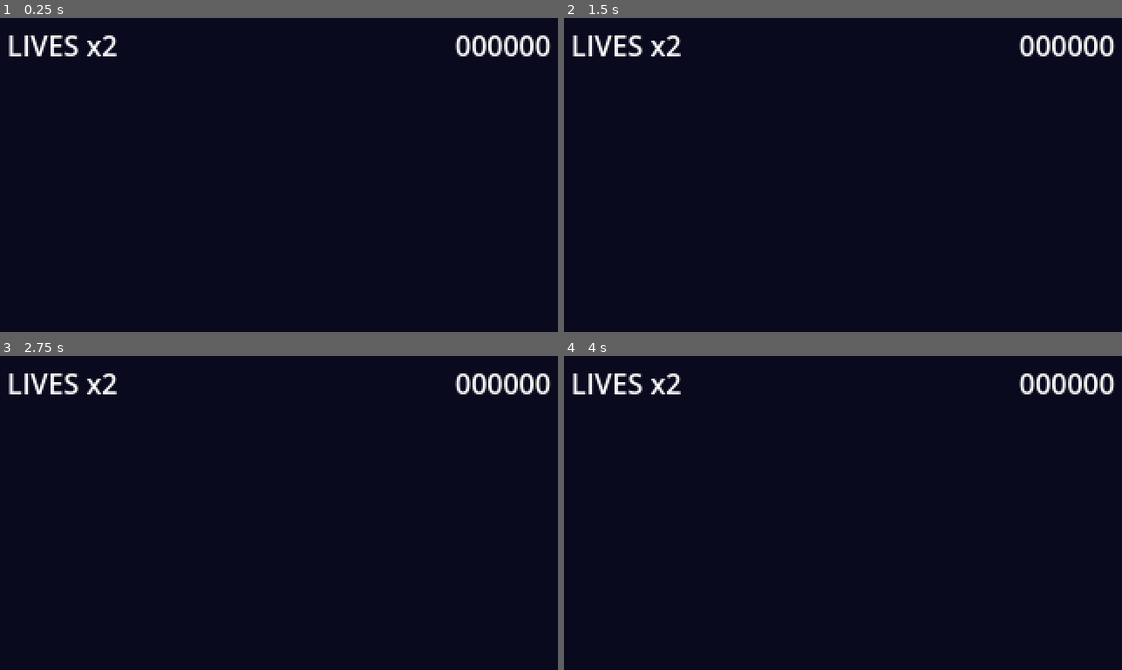
Above: before the commit, frames 1-4 (two rows, left to right).
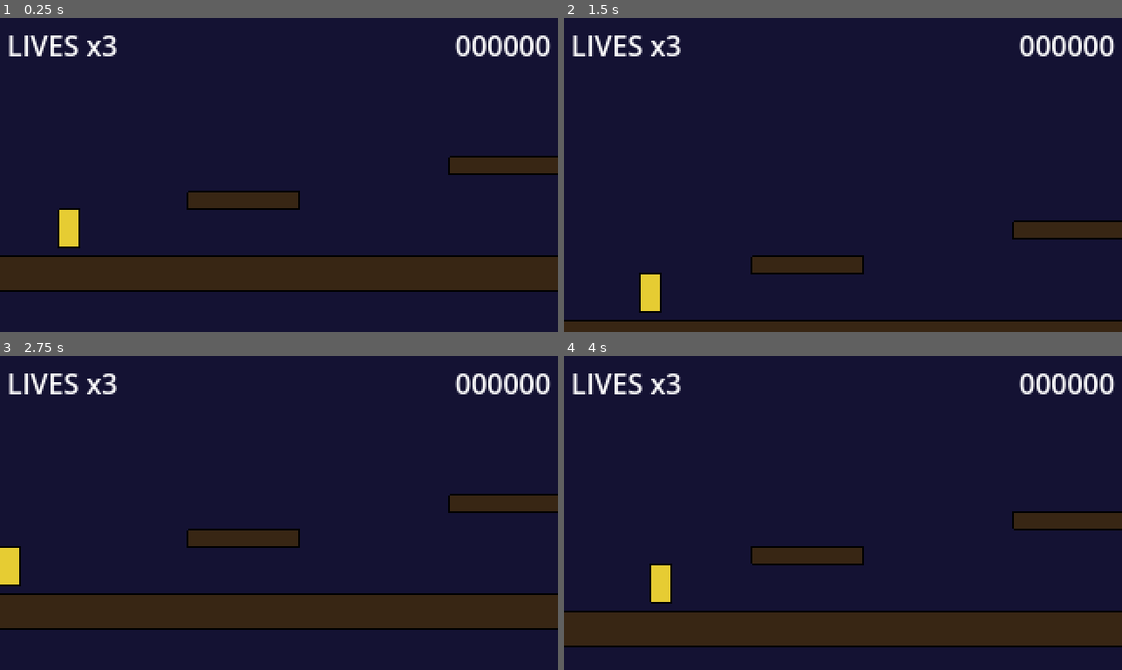
Above: after the commit, the same moments.

Repository: it-mikesoft/gng
Game: Godot game, scene res://scenes/level/level_01.tscn
The game is run twice, just before and just after one commit, with the same random seed, the same clock (stepped at 60 frames per second) and the same inputs.
Inputs:
- Up to frame 1 (0.25 s): no input
- Up to frame 2 (1.5 s): tap Enter at 0.5 s; hold D (move_right) from 0.53 s (still down); tap Z (attack) at 0.6, 1.35 s; tap Space (jump) at 0.77 s
- Up to frame 3 (2.75 s): tap Space (jump) at 1.52 s; release D (move_right) at 2.03 s; hold A (move_left) from 2.03 s (still down); tap Z (attack) at 2.1 s
- Up to frame 4 (4 s): release A (move_left) at 2.78 s; hold D (move_right) from 2.78 s (still down); tap Z (attack) at 2.85, 3.6 s; tap Space (jump) at 3.02, 3.77 s

The runs differ from the first frame. In frame 1, 15% of the frame differs, in the area x 0-100%, y 5-88%; in frame 2, 6.9%; in frame 3, 15%; in frame 4, 15%.

Commit message:
fix: camera black screen + ground damage on startup
- camera.gd: retry group lookup every frame when target is null;
  snap position on first valid find (no lerp from 0,0)
- player.gd: hurtbox ignores bodies without get_knockback_dir —
  StaticBody2D (ground/platforms) no longer deals damage on contact
- project.godot: background color raised to visible dark purple-blue

Co-Authored-By: Claude Sonnet 4.6 <noreply@anthropic.com>

Diff:
--- a/game/project.godot
+++ b/game/project.godot
@@ -57,4 +57,4 @@
 
 renderer/rendering_method="gl_compatibility"
 renderer/rendering_method.mobile="gl_compatibility"
-environment/defaults/default_clear_color=Color(0.04, 0.04, 0.12, 1)
+environment/defaults/default_clear_color=Color(0.08, 0.07, 0.20, 1)
--- a/game/scripts/camera.gd
+++ b/game/scripts/camera.gd
@@ -13,6 +13,9 @@
 
 func _physics_process(delta: float) -> void:
 	if not is_instance_valid(_target_node):
+		_target_node = get_tree().get_first_node_in_group("player")
+		if is_instance_valid(_target_node):
+			global_position = _target_node.global_position
 		return
 	global_position = global_position.lerp(
 		_target_node.global_position,
--- a/game/scripts/player.gd
+++ b/game/scripts/player.gd
@@ -104,10 +104,9 @@
 		sprite.visible = true
 
 func _on_hurtbox_body_entered(body: Node2D) -> void:
-	if body.has_method("get_knockback_dir"):
-		take_damage(body.get_knockback_dir(global_position))
-	else:
-		take_damage(1)
+	if not body.has_method("get_knockback_dir"):
+		return
+	take_damage(body.get_knockback_dir(global_position))
 
 func take_damage(knock_dir: int = 1) -> void:
 	if invincible or state == State.DEAD:
